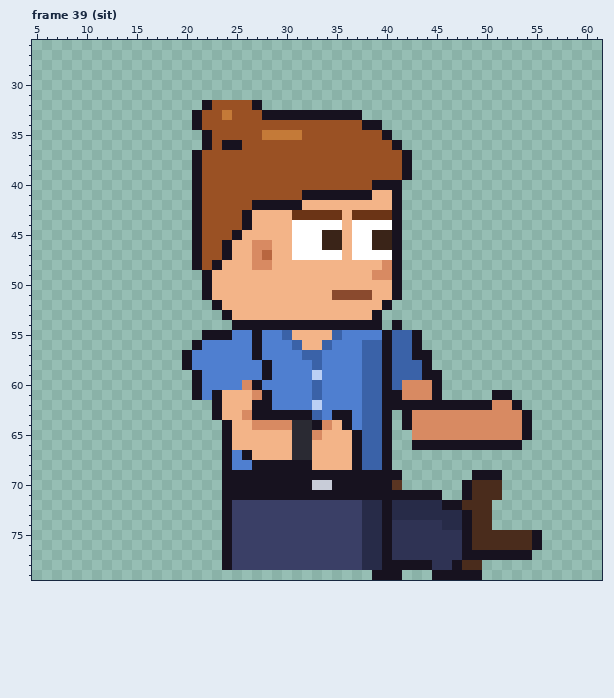
Two versions of one pixel-art file, sprites/custom/custom_intern_bun_right_anim.aseprite. The picture above is the old version.
64x80 pixels, 85 frames. Colours within 5 levels of each other are drawn and written as one. Shown: frame 39 (sit): x 5..61, y 26..79. The commit also changed other frames, which this record leaves out.
Now the later version:
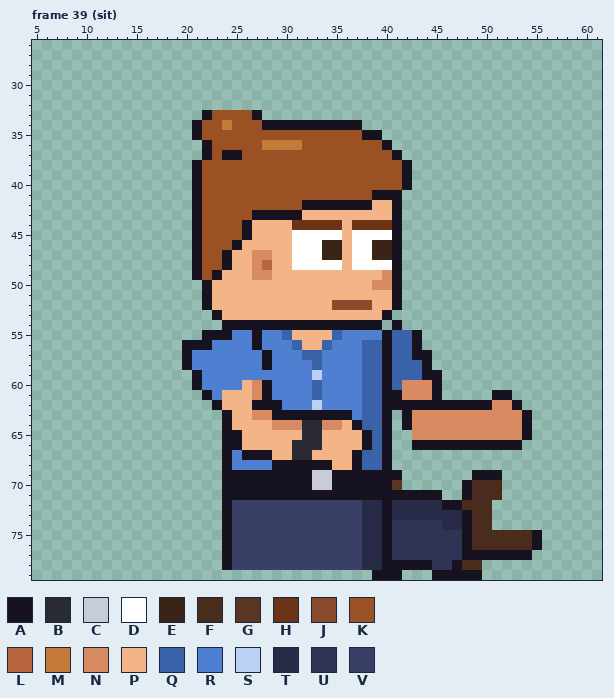
Palette (. is transparent): A #17121f  B #2a2a33  C #c8ccd8  D #ffffff  E #3a2418  F #4a2c1c  G #5a3522  H #6b3416  J #8a4a2e  K #9a5124  L #b8663f  M #c47a38  N #d88a62  P #f3b488  Q #3a62a8  R #4f7fd0  S #bbd0f5  T #272b48  U #2f3354  V #3a3f66
Change:
Frame 39 (sit):
y 32: x 22..27 AKKKKA -> ......
y 33: x 21..22 AK -> .A; x 24 M -> K; x 27..37 KAAAAAAAAAA -> A..........
y 34: x 24 K -> M; x 28..39 KKKKKKKKKKAA -> AAAAAAAAAA..
y 35: x 21..22 .A -> AK; x 28..31 MMMM -> KKKK; x 38..40 KKA -> AA.
y 36: x 24..25 AA -> KK; x 28..31 KKKK -> MMMM; x 40..41 KA -> A.
y 37: x 21..22 AK -> .A; x 24..25 KK -> AA; x 41..42 KA -> A.
y 40: x 39..42 AAA. -> KKKA
y 41: x 32..40 AAAAAAAPP -> KKKKKKKAA
y 42: x 27..38 AAAAAPPPPPPP -> KKKKKAAAAAAA
y 43: x 26..35 APPPPHHHHH -> KAAAAAPPPP; x 37..40 HHHH -> PPPP
y 44: x 31..35 DDDDD -> HHHHH; x 37..40 DDDD -> HHHH
y 45: x 25..26 AP -> KA; x 34..35 EE -> DD; x 39..40 EE -> DD
y 46: x 24..25 AP -> KA; x 27..28 NN -> PP
y 47: x 28 L -> N; x 34..35 DD -> EE; x 39..40 DD -> EE
y 48: x 23..24 AP -> KA; x 28 N -> L; x 31..35 PPPPP -> DDDDD; x 37..40 PPPN -> DDDD
y 49: x 21..23 .AP -> AKA; x 27..28 PP -> NN; x 39 N -> P
y 50: x 39..40 PP -> NN
y 51: x 35..38 JJJJ -> PPPP
y 52: x 22..23 .A -> AP; x 35..38 PPPP -> JJJJ; x 40..41 A. -> PA
y 53: x 23..24 .A -> AP; x 39..40 A. -> PA
y 54: x 24 . -> A
y 56: x 20 . -> A; x 22 R -> A
y 57: x 27..28 AR -> RA
y 59: x 28 A -> R
y 60: x 26..28 NAR -> PNA
y 61: x 21..23 ARA -> .AR
y 62: x 29 R -> A
y 63: x 23..24 AP -> .A; x 26..28 NAA -> PNN; x 33..34 QR -> AA
y 64: x 27..28 NN -> PP; x 31 B -> N; x 33 A -> B; x 35..37 PAR -> NPA
y 65: x 25 P -> A; x 31 B -> P; x 33 N -> B; x 37..38 AQ -> PA
y 66: x 25 P -> A; x 33 P -> B; x 37..38 AQ -> PA
y 67: x 27..28 PP -> AA
y 68: x 27..28 AA -> RR; x 33..34 PP -> AA
y 69: x 33..34 AA -> CC
Where, in picture pixels (left, top, right, bottom), the same in both pictures:
changed: (182, 100, 412, 480)
